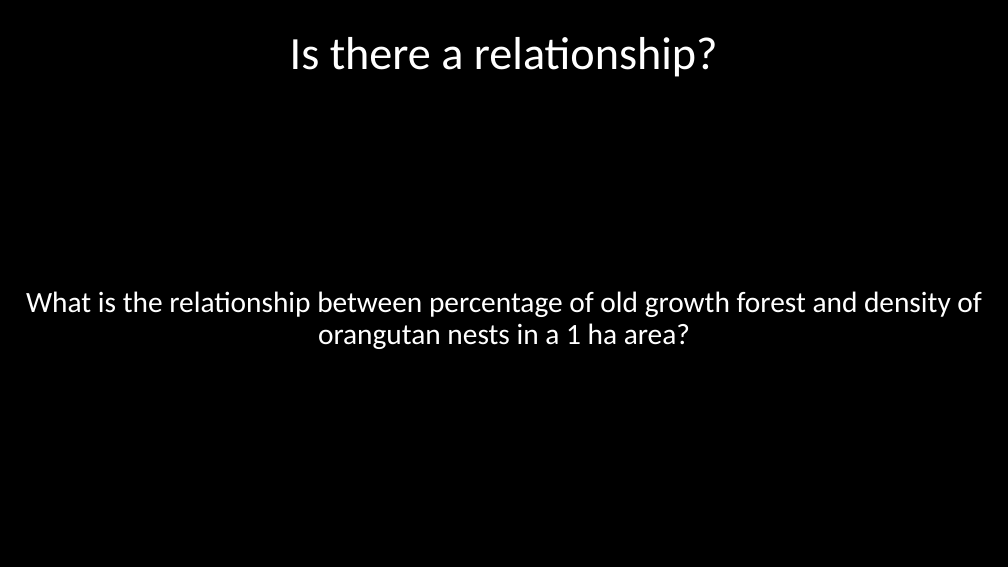
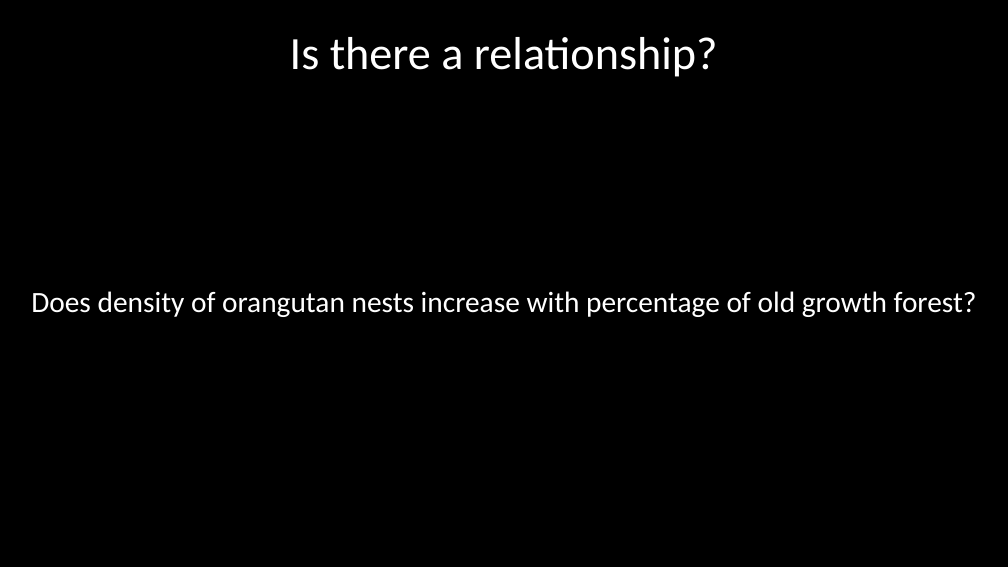
Before and after one commit to DeonRoos/stats-for-biologists, a slide deck: slide 10 of Lecture 3 - data_vis/Slides/Effective scientific communication.pptx. Drawn at 1008x567 pixels with LibreOffice and Linux fonts; fonts in the diff are those of the drawing. Boxes give left, top, right and bottom in pixels: in the first picture for what was removed or moved away, otherwise in the second. Text is boxed around its words. In the diff, an @@ line names an element or a change of style, - is before the commit and + after.

```diff
--- a/Lecture 3 - data_vis/Slides/Effective scientific communication.pptx
+++ b/Lecture 3 - data_vis/Slides/Effective scientific communication.pptx
@@ text at (x1=31, y1=291, x2=977, y2=317): text changed @@
-What is the relationship between percentage of old growth forest and density of orangutan nests in a 1 ha area?
+Does density of orangutan nests increase with percentage of old growth forest?
```
Also in this commit, not shown: 6 other slides changed, 10 slides added, 2 slides removed, 22 other files.
